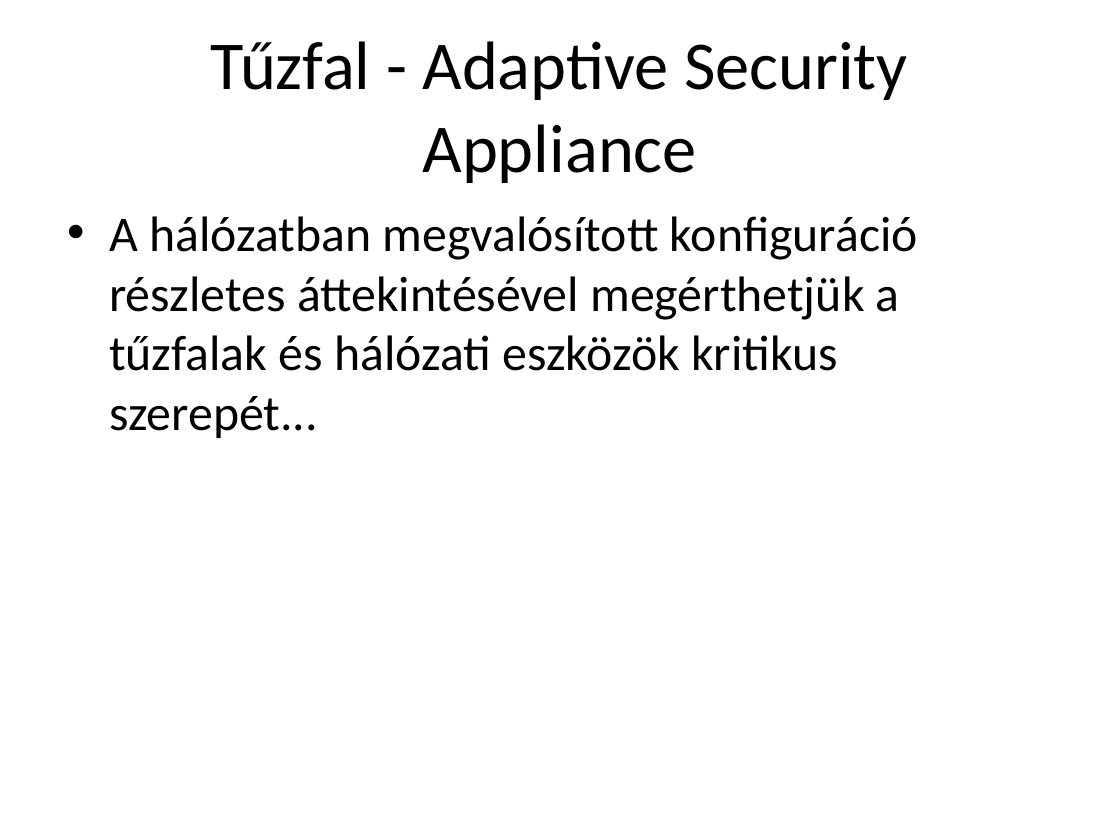
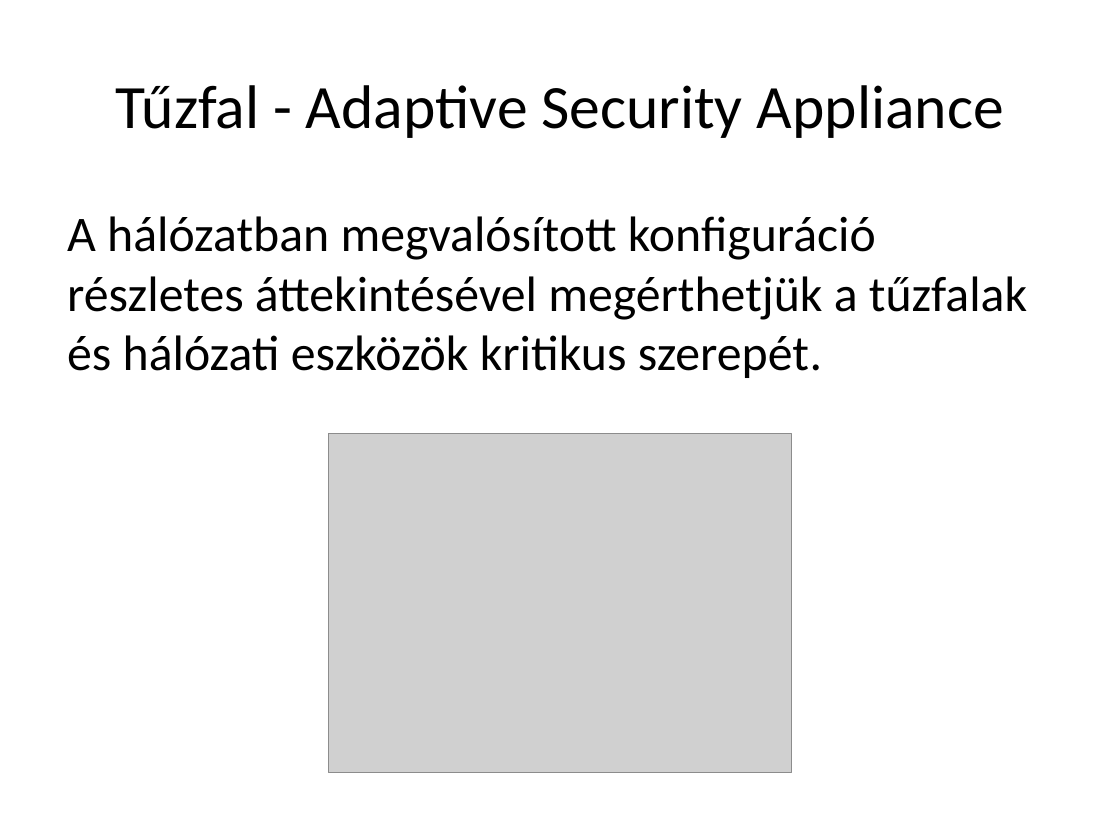
Before and after one commit to LocskaG/Uzemelteto_vizsgaremek_2024, a slide deck: slide 11 of BEMUTATÓ/Halozattervezesi_vizsgaremek_ppt.pptx (slide 10 before the commit). Drawn at 1120x840 pixels with LibreOffice and Linux fonts; fonts in the diff are those of the drawing; grey boxes stand for pictures. Boxes give left, top, right and bottom in pixels: in the first picture for what was removed or moved away, otherwise in the second. Text is boxed around its words. In the diff, an @@ line names an element or a change of style, - is before the commit and + after.

```diff
--- a/BEMUTATÓ/Halozattervezesi_vizsgaremek_ppt.pptx
+++ b/BEMUTATÓ/Halozattervezesi_vizsgaremek_ppt.pptx
@@ title "Tűzfal - Adaptive Security Appliance" at (116, 85, 1004, 138): size 44 to 39.6 pt @@
@@ text at (67, 216, 1027, 378): text changed @@
-• A hálózatban megvalósított konfiguráció részletes áttekintésével megérthetjük a tűzfalak és hálózati eszközök kritikus szerepét...
+A hálózatban megvalósított konfiguráció részletes áttekintésével megérthetjük a tűzfalak és hálózati eszközök kritikus szerepét.
@@ picture added at (328, 433, 792, 773) @@
```
Also in this commit, not shown: 12 other slides changed, 2 slides added, 5 slides removed.
